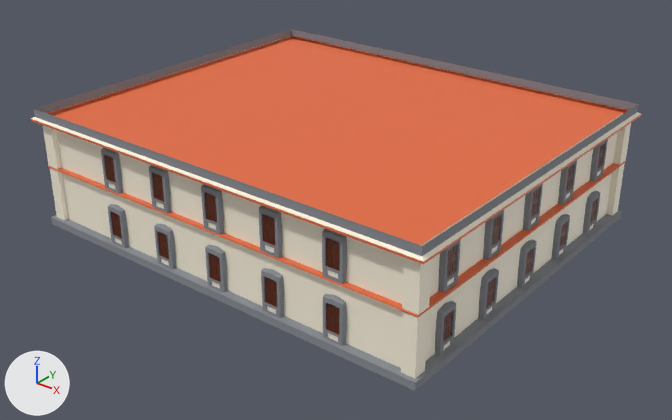
Two versions of the glTF model MI/3d_assets/conservatorio/conservatorio.glb, one commit apart.
Rendered twice from a 50 mm camera at (177.6, -314.5, 178.0) aimed at (-6.3, -84.7, 35.5). Every picture has the same lights, and +X, +Y and +Z are marked at lower left. Where no turn or scale is listed for an object, it has been applied to the vertices. Vertices at the same position are counted once.

The scene before the commit, as lines of its bpy script (objects in view):
```python
me_cube_001 = bpy.data.meshes.new('Cube.001')
me_cube_001.from_pydata(...)  # 217 vertices, 388 faces; spans x -5.0..155.0, y -130.0..4.0, z -4.0..40.0
# faces by material slot: [232, 102, 20, 34]
me_cube_001.materials.append(mat_pared)  # white #fff6e2
me_cube_001.materials.append(mat_material)  # orange #e76c3f
me_cube_001.materials.append(mat_pared_003)  # white #fff6e2
me_cube_001.materials.append(mat_material_003)  # grey #888c93
me_cube_3360 = bpy.data.meshes.new('Cube.3360')
me_cube_3360.from_pydata(...)  # 9750 vertices, 19344 faces; spans x -2.0..152.0, y -126.0..3.0, z -2.0..33.0
# faces by material slot: [312, 11466, 7566]
me_cube_3360.materials.append(mat_pared)  # white #fff6e2
me_cube_3360.materials.append(mat_marco)  # brown #5c2406
me_cube_3360.materials.append(mat_material_003)  # grey #888c93
ob_estructura = bpy.data.objects.new('estructura', me_cube_001)
ob_estructura.location = (-84.8, -16.1, 31.7)
ob_ventanas = bpy.data.objects.new('ventanas', me_cube_3360)
ob_ventanas.location = (-84.8, -17.2, 31.7)
```
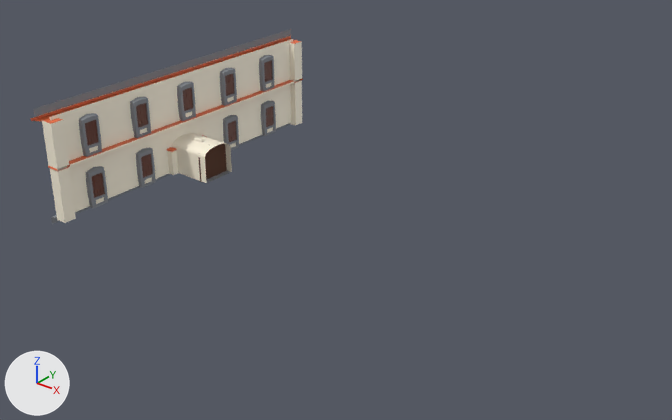
Boxes (x1, y1, x2, y2) around the edits, measured in the pictures (672 x 420 px):
```json
{"object": "estructura", "change": "reshaped", "before": [31, 29, 641, 391], "after": [31, 29, 303, 224], "on screen": "55% narrower, 46% shorter"}
{"object": "ventanas", "change": "reshaped", "before": [101, 139, 608, 355], "after": [79, 55, 276, 208]}
{"part": 1, "of": "me_cube_001", "change": "cut back", "before": [31, 29, 641, 391], "after": [206, 171, 231, 183]}
{"part": 2, "of": "me_cube_3360", "change": "deleted", "before": [101, 139, 608, 355]}
{"part": 3, "of": "me_cube_3360", "change": "cut back", "after": [81, 56, 276, 206]}
```

The change, as JSON lines over the scene's bpy script:
```json
{"block": "me_cube_001", "where": "# used by ob_estructura; location = (-84.8, -16.1, 31.7)"}
{"op": "remove", "block": "me_cube_001", "code": "me_cube_001.from_pydata(...)  # 217 vertices, 388 faces; spans x -5.0..155.0, y -130.0..4.0, z -4.0..40.0"}
{"op": "add", "block": "me_cube_001", "code": "me_cube_001.from_pydata(...)  # 159 vertices, 252 faces; spans x -5.0..18.0, y -130.0..4.0, z -4.0..40.0"}
{"block": "me_cube_001", "change": "me_cube_001 part 1"}
{"block": "me_cube_001", "change": "58 vertices are removed from x 147.0..155.0, y -130.0..4.0, z -4.0..40.0"}
{"block": "me_cube_001", "change": "138 faces are deleted"}
{"block": "me_cube_001", "change": "2 new faces join them, mat_material_003 (grey #888c93)"}
{"block": "me_cube_3360", "where": "# used by ob_ventanas; location = (-84.8, -17.2, 31.7)"}
{"op": "remove", "block": "me_cube_3360", "code": "me_cube_3360.from_pydata(...)  # 9750 vertices, 19344 faces; spans x -2.0..152.0, y -126.0..3.0, z -2.0..33.0"}
{"op": "add", "block": "me_cube_3360", "code": "me_cube_3360.from_pydata(...)  # 1580 vertices, 3124 faces; spans x -2.0..1.0, y -113.0..-13.0, z -2.0..33.0"}
{"block": "me_cube_3360", "change": "me_cube_3360 part 2: 30 loose pieces with 7500 vertices, spanning x 28.0..152.0, y -126.0..3.0, z -2.0..33.0, are deleted"}
{"block": "me_cube_3360", "change": "me_cube_3360 part 3: 74 vertices moved within x -2.0..1.0, y -111.0..-14.0, z -2.0..31.0; 706 vertices removed from x -2.0..1.0, y -113.0..-13.0, z -2.0..33.0; 36 vertices added at x -2.0..1.0, y -113.0..-13.0, z 6.0..26.0"}
```
